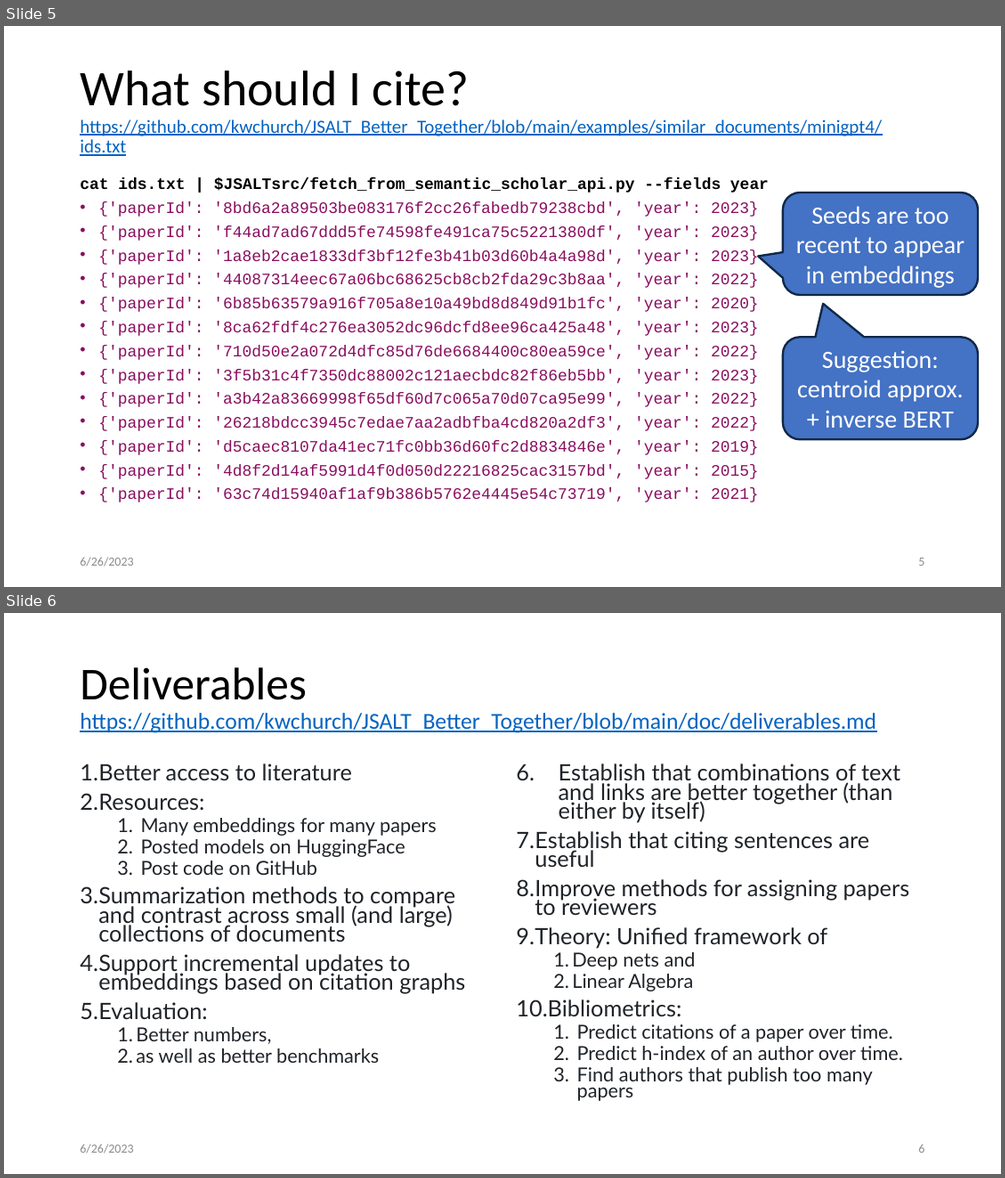
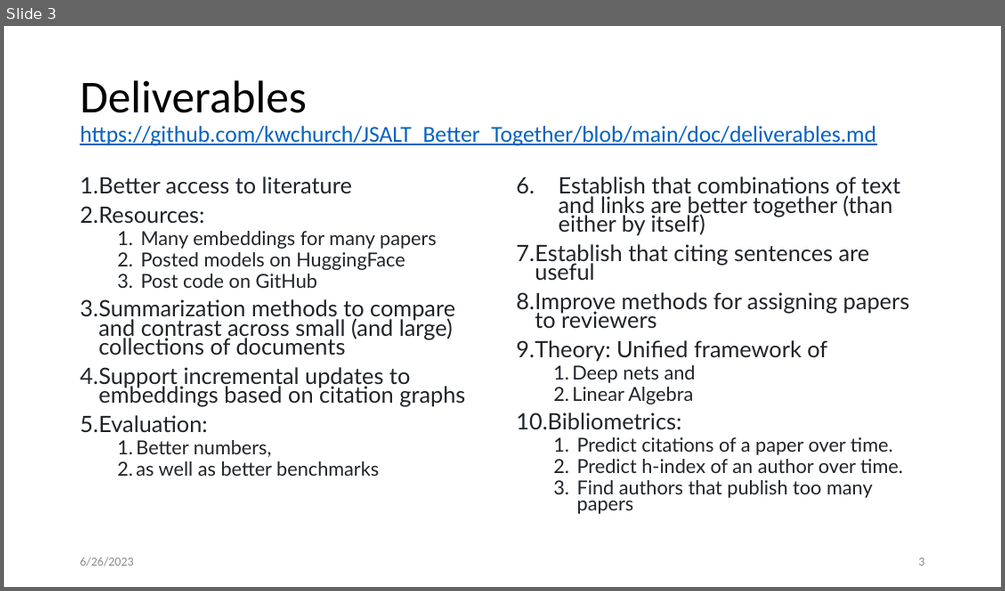
Before and after one commit to kwchurch/JSALT_Better_Together, a slide deck: slides/checkpoints/June30/kwc_June30_checkpoint.pptx. Shown one above the other, each under a label of ours: slides 5 and 6 before the commit, slide 3 after it. The pictures are 1005x1178 and 1005x591 pixels, drawn with LibreOffice and Linux fonts; fonts in the diff are those of the drawing. Boxes give left, top, right and bottom in pixels: in the first picture for what was removed or moved away, otherwise in the second. Text is boxed around its words. In the diff, an @@ line names an element or a change of style, - is before the commit and + after.

```diff
--- a/slides/checkpoints/June30/kwc_June30_checkpoint.pptx
+++ b/slides/checkpoints/June30/kwc_June30_checkpoint.pptx
@@ slide 5 removed at (4, 26, 1001, 587), background #FFFFFF @@
@@ title removed at (80, 70, 882, 156) @@
-What should I cite?
-https://github.com/kwchurch/JSALT_Better_Together/blob/main/examples/similar_documents/minigpt4/ids.txt
@@ text removed at (80, 178, 769, 502) @@
-cat ids.txt | $JSALTsrc/fetch_from_semantic_scholar_api.py --fields year
-• {'paperId': '8bd6a2a89503be083176f2cc26fabedb79238cbd', 'year': 2023}
-• {'paperId': 'f44ad7ad67ddd5fe74598fe491ca75c5221380df', 'year': 2023}
-• {'paperId': '1a8eb2cae1833df3bf12fe3b41b03d60b4a4a98d', 'year': 2023}
-• {'paperId': '44087314eec67a06bc68625cb8cb2fda29c3b8aa', 'year': 2022}
-• {'paperId': '6b85b63579a916f705a8e10a49bd8d849d91b1fc', 'year': 2020}
-• {'paperId': '8ca62fdf4c276ea3052dc96dcfd8ee96ca425a48', 'year': 2023}
-• {'paperId': '710d50e2a072d4dfc85d76de6684400c80ea59ce', 'year': 2022}
-• {'paperId': '3f5b31c4f7350dc88002c121aecbdc82f86eb5bb', 'year': 2023}
-• {'paperId': 'a3b42a83669998f65df60d7c065a70d07ca95e99', 'year': 2022}
-• {'paperId': '26218bdcc3945c7edae7aa2adbfba4cd820a2df3', 'year': 2022}
-• {'paperId': 'd5caec8107da41ec71fc0bb36d60fc2d8834846e', 'year': 2019}
-• {'paperId': '4d8f2d14af5991d4f0d050d22216825cac3157bd', 'year': 2015}
-• {'paperId': '63c74d15940af1af9b386b5762e4445e54c73719', 'year': 2021}
@@ rounded speech box removed at (783, 192, 979, 295) @@
-Seeds are too recent to appear in embeddings
@@ rounded speech box removed at (783, 338, 979, 440) @@
-Suggestion:
-centroid approx. + inverse BERT
@@ text removed at (80, 556, 133, 566) @@
-6/26/2023
@@ page number removed at (918, 557, 924, 565) @@
-5
@@ what was slide 6 is now slide 3 @@
@@ page number at (918, 557, 924, 565): text changed @@
-6
+3
```
Also in this commit, not shown: 2 slides changed, 2 other slides removed, 1 other file.
